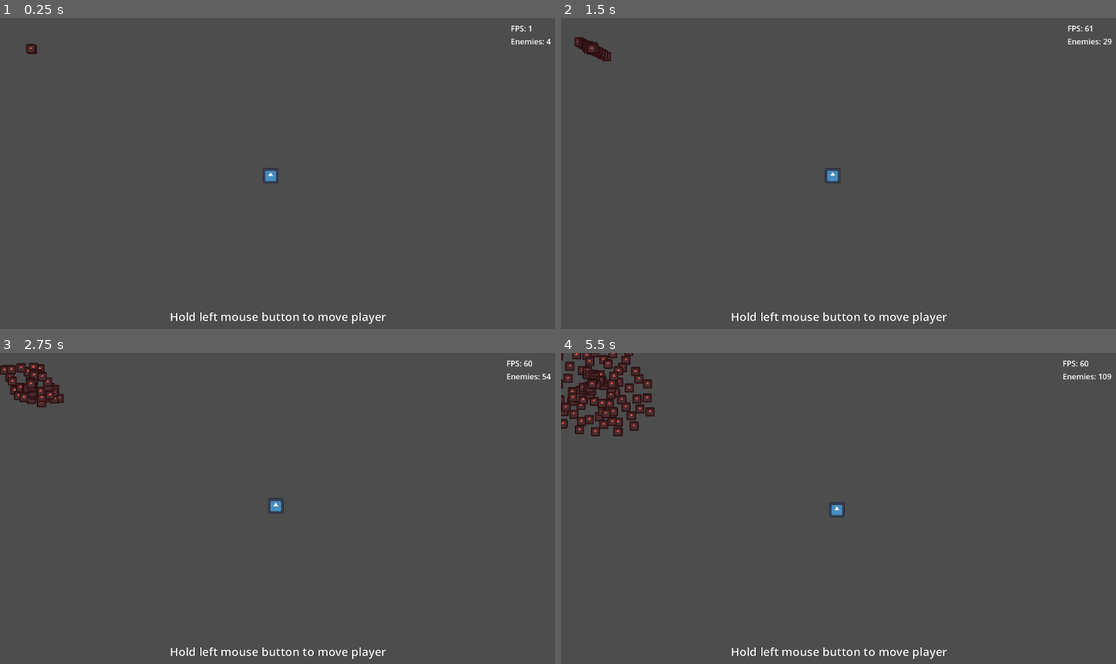
Above: before the commit, frames 1-4 (two rows, left to right).
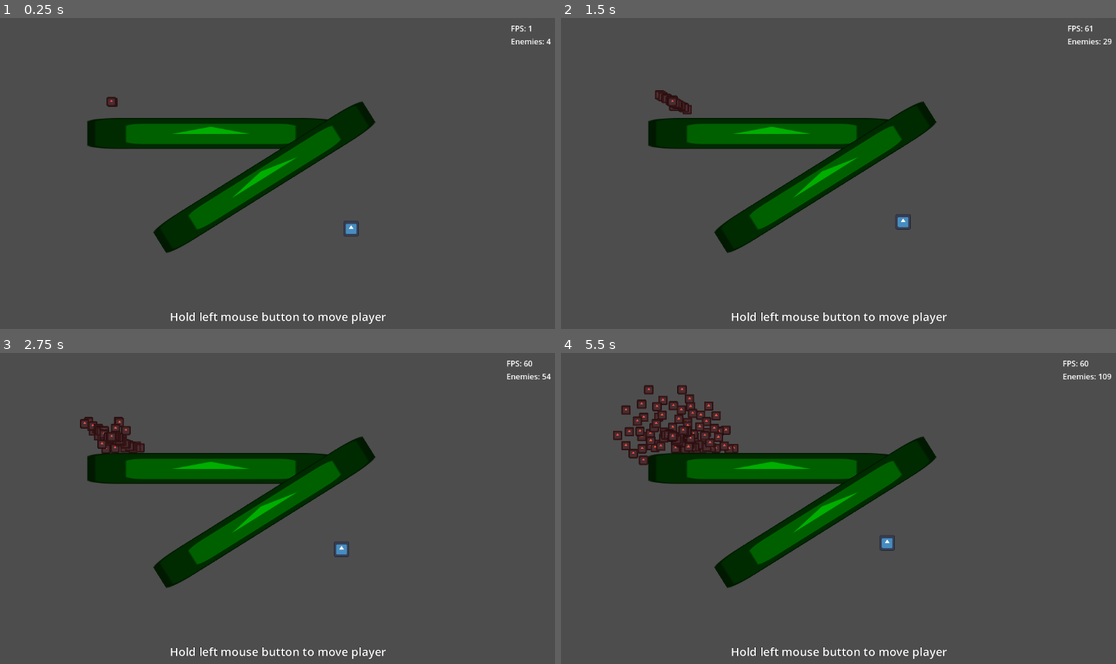
Above: after the commit, the same moments.

Repository: Griiimon/Manymies
Game: Godot game, scene res://main.tscn
Same seed, same stepped clock (60 frames per second), same inputs: the game is played once before the commit and once after it. The engine's default icon, where the game draws it, is replaced by a stand-in: a white triangle on a blue panel in a dark square.
Inputs (mouse positions are in pixels of both pictures, inside the frame that each line leads up to):
- Up to frame 1 (0.25 s): no input
- Up to frame 2 (1.5 s): tap Enter at 0.5 s; move the mouse to (960, 157) at 0.52 s; click (960, 157) at 0.67 s; move the mouse to (727, 189) at 1.27 s; click (727, 189) at 1.42 s
- Up to frame 3 (2.75 s): move the mouse to (333, 440) at 2.02 s; click (333, 440) at 2.17 s
- Up to frame 4 (5.5 s): move the mouse to (810, 570) at 2.77 s; click (810, 570) at 2.92 s; move the mouse to (1005, 555) at 3.52 s; click (1005, 555) at 3.67 s; move the mouse to (672, 461) at 4.27 s; click (672, 461) at 4.42 s; move the mouse to (866, 508) at 5.02 s; click (866, 508) at 5.17 s

The runs differ from the first frame. In frame 1, 8.5% of the frame differs, in the area x 4-68%, y 8-76%; in frame 2, 8.9%; in frame 3, 10%; in frame 4, 13%, in the area x 0-68%, y 0-76%.

Commit message:
moved obstacles

Diff:
--- a/main.tscn
+++ b/main.tscn
@@ -1,23 +1,31 @@
-[gd_scene load_steps=6 format=3 uid="uid://biwadydqgxpp6"]
+[gd_scene load_steps=7 format=3 uid="uid://biwadydqgxpp6"]
 
 [ext_resource type="PackedScene" uid="uid://qlbkcl8c2iiq" path="res://solutions/simple area enemy/simple_area_separation_enemy.tscn" id="1_7qhcx"]
 [ext_resource type="Script" path="res://main.gd" id="1_dgpgb"]
 [ext_resource type="PackedScene" uid="uid://clofdnjdjrkrv" path="res://player/player.tscn" id="2_ifar4"]
 [ext_resource type="PackedScene" uid="uid://c6luc6b0iruok" path="res://spawner/enemy_spawner.tscn" id="3_lwdj2"]
 [ext_resource type="PackedScene" uid="uid://bxj0a37myekah" path="res://ui.tscn" id="5_vbw41"]
+[ext_resource type="PackedScene" uid="uid://ci3ie4t05o0wt" path="res://solutions/area obstacles/area_obstacle.tscn" id="6_urqe8"]
 
 [node name="Main" type="Node2D"]
 script = ExtResource("1_dgpgb")
 
 [node name="Player" parent="." instance=ExtResource("2_ifar4")]
-position = Vector2(561, 328)
+position = Vector2(728, 438)
 player_speed = 1.0
 
 [node name="Enemy Spawner" parent="." instance=ExtResource("3_lwdj2")]
-position = Vector2(64, 64)
+position = Vector2(231, 174)
 enemy_scene = ExtResource("1_7qhcx")
 spawn_interval = 0.05
 
 [node name="Enemies" type="Node2D" parent="."]
 
 [node name="UI" parent="." instance=ExtResource("5_vbw41")]
+
+[node name="Area Obstacle" parent="." instance=ExtResource("6_urqe8")]
+position = Vector2(437, 240)
+
+[node name="Area Obstacle2" parent="." instance=ExtResource("6_urqe8")]
+position = Vector2(548, 331)
+rotation = -0.559952
